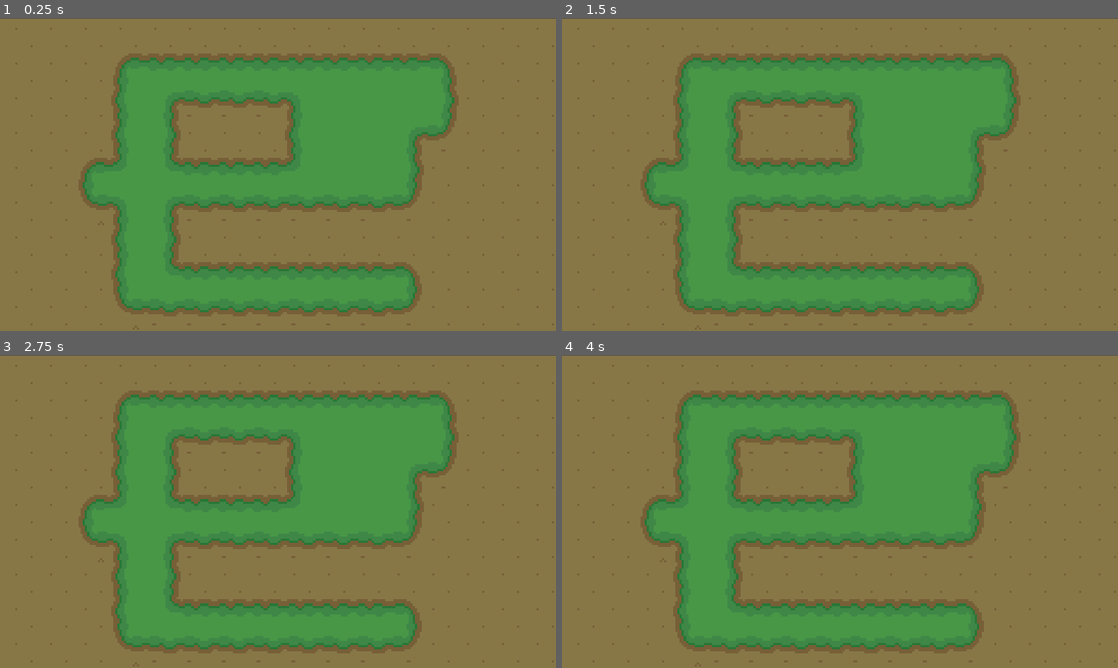
Above: before the commit, frames 1-4 (two rows, left to right).
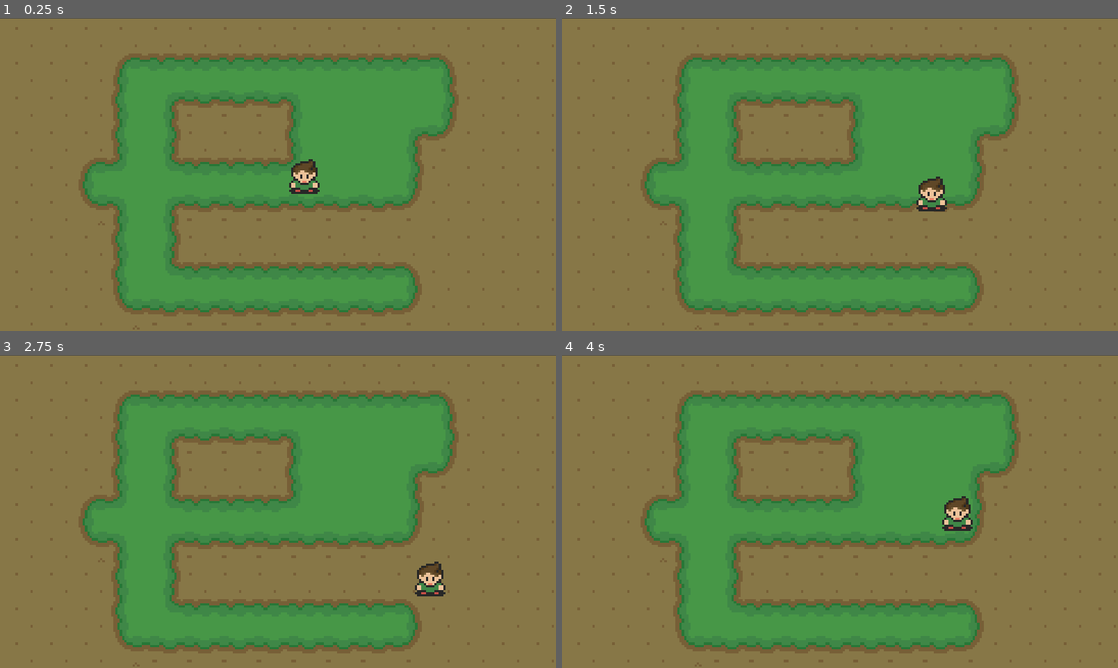
Above: after the commit, the same moments.

Repository: zedutch/ARPG-Tutorial
Game: Godot game, scene res://world/Overworld.tscn
Two runs of this game, one before a commit and one after it. Both use one fixed random seed, a clock stepped at 60 frames per second and the inputs below. Before the commit the project has no main scene; this scene is started directly in both runs.
Inputs:
- Up to frame 1 (0.25 s): no input
- Up to frame 2 (1.5 s): tap Enter at 0.5 s; hold Right (walk_right, bound only after the commit) 0.53-1.28 s; hold Down (walk_down, bound only after the commit) from 1.28 s (still down)
- Up to frame 3 (2.75 s): release Down (walk_down, bound only after the commit) at 2.03 s; hold Right (walk_right, bound only after the commit) from 2.03 s (still down)
- Up to frame 4 (4 s): release Right (walk_right, bound only after the commit) at 2.78 s; hold Up (walk_up, bound only after the commit) 2.78-3.53 s; hold Left (walk_left, bound only after the commit) from 3.53 s (still down)

The runs differ from the first frame. In frame 1, 0.7% of the frame differs, in the area x 14-82%, y 12-94%; in frame 2, 0.7%; in frame 3, 0.8%; in frame 4, 0.7%.

Commit message:
Add a basic player node

Diff:
--- /dev/null
+++ b/player/Player.gd
@@ -0,0 +1,26 @@
+extends KinematicBody2D
+
+var _d_input      = Vector2()
+var _d_input_norm = Vector2()
+export(float) var move_speed = 40.0
+
+func _unhandled_input(event):
+	var right = Vector2(1, 0)
+	var down  = Vector2(0, 1)
+
+	if   event.is_action_pressed("walk_left")  or event.is_action_released("walk_right"):
+		_d_input -= right
+		get_tree().set_input_as_handled()
+	elif event.is_action_pressed("walk_right") or event.is_action_released("walk_left"):
+		_d_input += right
+		get_tree().set_input_as_handled()
+	elif event.is_action_pressed("walk_up")    or event.is_action_released("walk_down"):
+		_d_input -= down
+		get_tree().set_input_as_handled()
+	elif event.is_action_pressed("walk_down")  or event.is_action_released("walk_up"):
+		_d_input += down
+		get_tree().set_input_as_handled()
+	_d_input_norm = _d_input.normalized()
+
+func _physics_process(delta):
+	move_and_slide(_d_input_norm * move_speed)
--- /dev/null
+++ b/player/Player.tscn
@@ -0,0 +1,30 @@
+[gd_scene load_steps=4 format=2]
+
+[ext_resource path="res://player/Player.gd" type="Script" id=1]
+[ext_resource path="res://player/character.png" type="Texture" id=2]
+
+[sub_resource type="RectangleShape2D" id=1]
+
+custom_solver_bias = 0.0
+extents = Vector2( 8, 8 )
+
+[node name="Player" type="KinematicBody2D" index="0"]
+
+input_pickable = false
+collision_layer = 1
+collision_mask = 1
+collision/safe_margin = 0.08
+script = ExtResource( 1 )
+_sections_unfolded = [ "Collision" ]
+move_speed = 40.0
+
+[node name="CollisionShape2D" type="CollisionShape2D" parent="." index="0"]
+
+shape = SubResource( 1 )
+
+[node name="Sprite" type="Sprite" parent="." index="1"]
+
+texture = ExtResource( 2 )
+region_enabled = true
+region_rect = Rect2( 16, 0, 16, 16 )
+_sections_unfolded = [ "Offset" ]
--- a/project.godot
+++ b/project.godot
@@ -11,6 +11,7 @@
 [application]
 
 config/name="ARPG Tutorial"
+run/main_scene="res://world/Overworld.tscn"
 config/icon="res://icon.png"
 
 [display]
@@ -41,6 +42,22 @@
 "svg/scale": 1.0
 }
 
+[input]
+
+walk_left=[ Object(InputEventKey,"resource_local_to_scene":false,"resource_name":"","device":0,"alt":false,"shift":false,"control":false,"meta":false,"command":false,"pressed":false,"scancode":16777231,"unicode":0,"echo":false,"script":null)
+, Object(InputEventKey,"resource_local_to_scene":false,"resource_name":"","device":0,"alt":false,"shift":false,"control":false,"meta":false,"command":false,"pressed":false,"scancode":65,"unicode":0,"echo":false,"script":null)
+ ]
+walk_right=[ Object(InputEventKey,"resource_local_to_scene":false,"resource_name":"","device":0,"alt":false,"shift":false,"control":false,"meta":false,"command":false,"pressed":false,"scancode":16777233,"unicode":0,"echo":false,"script":null)
+, Object(InputEventKey,"resource_local_to_scene":false,"resource_name":"","device":0,"alt":false,"shift":false,"control":false,"meta":false,"command":false,"pressed":false,"scancode":68,"unicode":0,"echo":false,"script":null)
+ ]
+walk_up=[ Object(InputEventKey,"resource_local_to_scene":false,"resource_name":"","device":0,"alt":false,"shift":false,"control":false,"meta":false,"command":false,"pressed":false,"scancode":16777232,"unicode":0,"echo":false,"script":null)
+, Object(InputEventKey,"resource_local_to_scene":false,"resource_name":"","device":0,"alt":false,"shift":false,"control":false,"meta":false,"command":false,"pressed":false,"scancode":87,"unicode":0,"echo":false,"script":null)
+ ]
+walk_down=[ Object(InputEventKey,"resource_local_to_scene":false,"resource_name":"","device":0,"alt":false,"shift":false,"control":false,"meta":false,"command":false,"pressed":false,"scancode":16777234,"unicode":0,"echo":false,"script":null)
+, Object(InputEventKey,"resource_local_to_scene":false,"resource_name":"","device":0,"alt":false,"shift":false,"control":false,"meta":false,"command":false,"pressed":false,"scancode":83,"unicode":0,"echo":false,"script":null)
+ ]
+
 [rendering]
 
+quality/2d/use_pixel_snap=true
 environment/default_environment="res://default_env.tres"
--- a/world/Overworld.tscn
+++ b/world/Overworld.tscn
@@ -1,6 +1,7 @@
-[gd_scene load_steps=2 format=2]
+[gd_scene load_steps=3 format=2]
 
 [ext_resource path="res://world/overworld_tileset.tres" type="TileSet" id=1]
+[ext_resource path="res://player/Player.tscn" type="PackedScene" id=2]
 
 [node name="Overworld" type="Node2D" index="0"]
 
@@ -52,3 +53,8 @@
 editor_draw_limits = false
 editor_draw_drag_margin = false
 _sections_unfolded = [ "Editor" ]
+
+[node name="Player" parent="." index="2" instance=ExtResource( 2 )]
+
+position = Vector2( 69.5723, 71.4424 )
+move_speed = 40.0
Binary file added: player/character.png
Not shown, added: player/character.png.import
